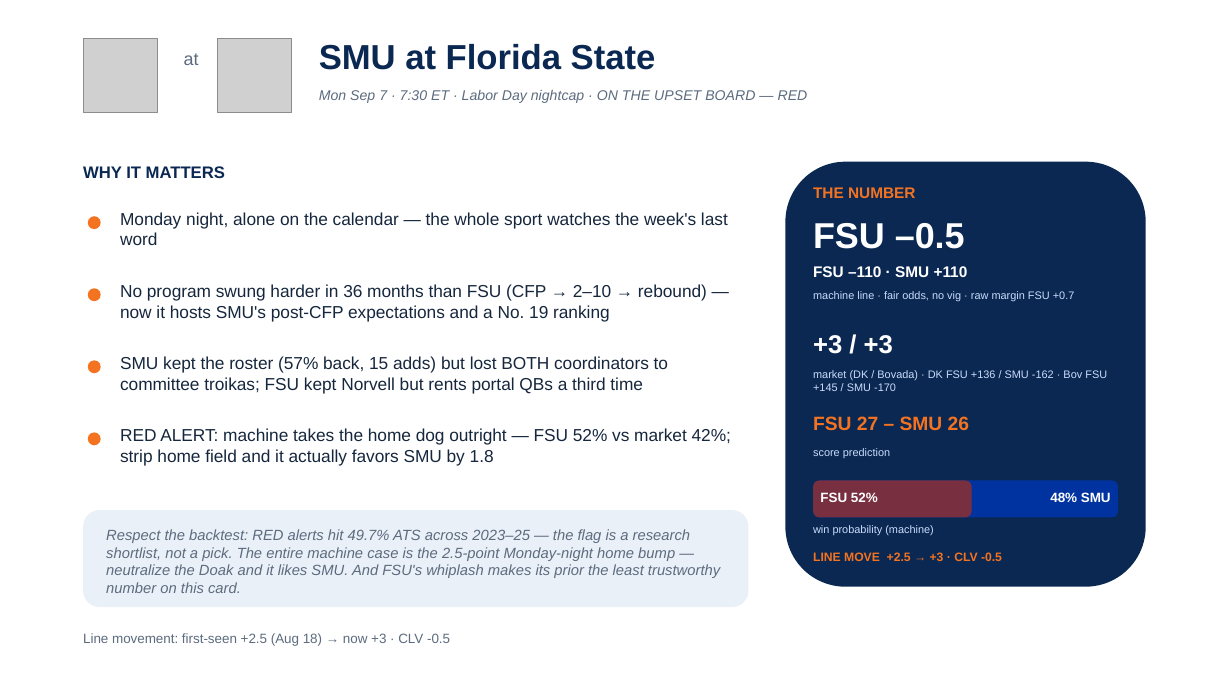
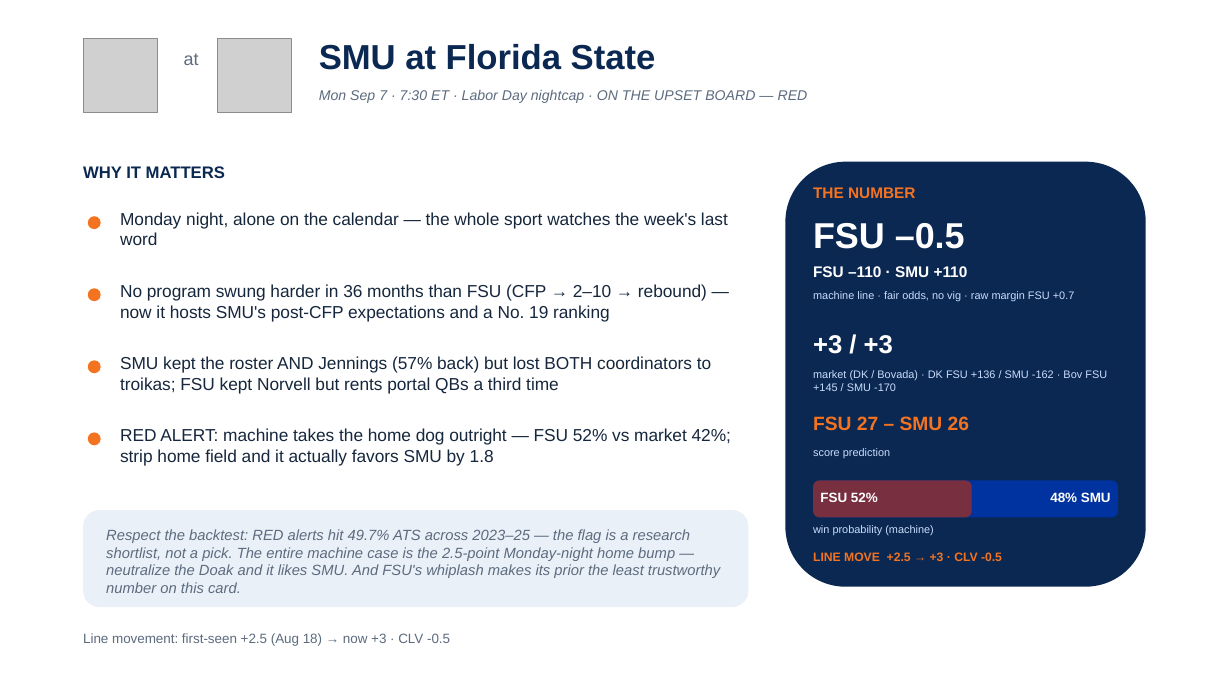
Before and after one commit to lucasalvarezflorida-lab/ncaa-fbs-analytics, a slide deck: slide 15 of decks/2026_Week1_Episode2.pptx. Drawn at 1232x693 pixels with LibreOffice and Linux fonts; fonts in the diff are those of the drawing; grey boxes stand for pictures. Boxes give left, top, right and bottom in pixels: in the first picture for what was removed or moved away, otherwise in the second. Text is boxed around its words. In the diff, an @@ line names an element or a change of style, - is before the commit and + after.

```diff
--- a/decks/2026_Week1_Episode2.pptx
+++ b/decks/2026_Week1_Episode2.pptx
@@ text at bbox=[120, 356, 711, 393]: text changed @@
-SMU kept the roster (57% back, 15 adds) but lost BOTH coordinators to committee troikas; FSU kept Norvell but rents portal QBs a third time
+SMU kept the roster AND Jennings (57% back) but lost BOTH coordinators to troikas; FSU kept Norvell but rents portal QBs a third time
```
Also in this commit, not shown: 1 other slide changed, 2 other files.
